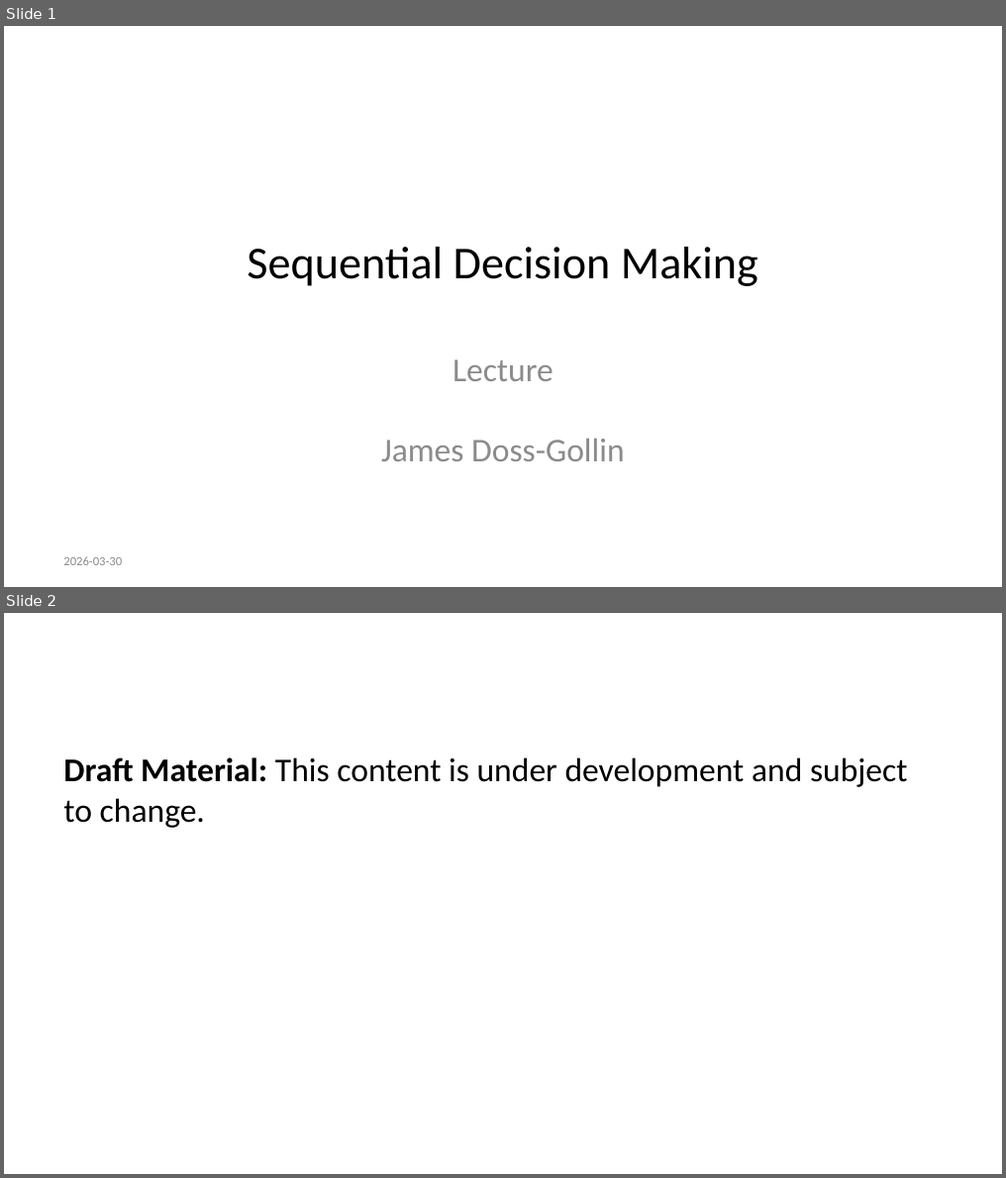
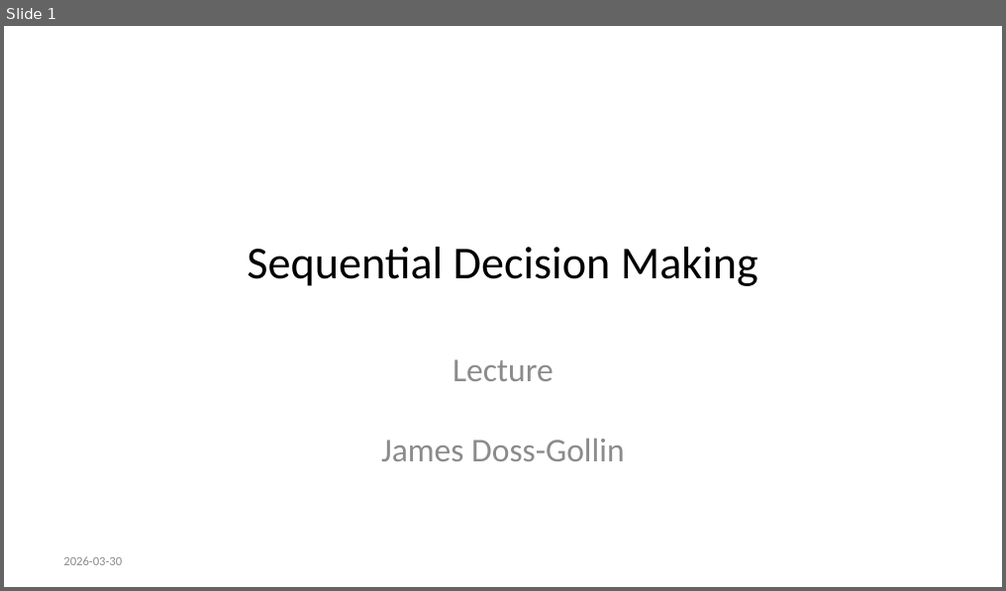
Before and after one commit to CEVE-421-521/ceve-421-521.github.io, a slide deck: lectures/week-11/index.pptx. Shown one above the other, each under a label of ours: slides 1 and 2 before the commit, slide 1 after it. The pictures are 1006x1178 and 1006x591 pixels, drawn with LibreOffice and Linux fonts; fonts in the diff are those of the drawing. Boxes give left, top, right and bottom in pixels: in the first picture for what was removed or moved away, otherwise in the second. Text is boxed around its words. In the diff, an @@ line names an element or a change of style, - is before the commit and + after.

```diff
--- a/lectures/week-11/index.pptx
+++ b/lectures/week-11/index.pptx
@@ slide 2 removed at (4, 613, 1002, 1174), background #FFFFFF @@
@@ text removed at (63, 758, 908, 828) @@
-Draft Material: This content is under development and subject to change.
```
Also in this commit, not shown: 8 slides changed, 58 other files.
